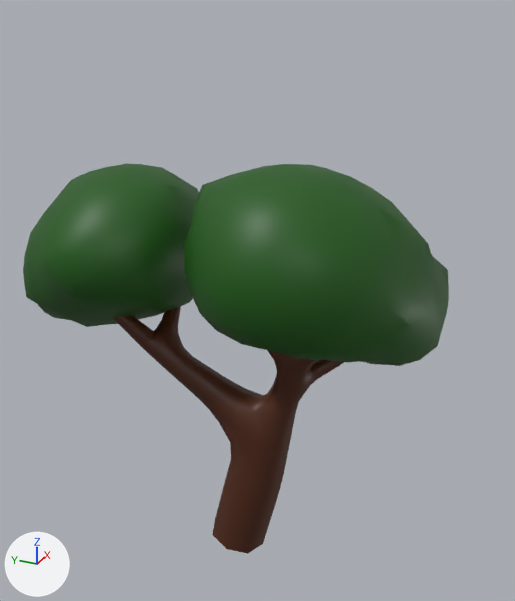
Before and after pictures for a commit that changed the Blender file Assets/Models/PlaceHolders.blend.
The view is the same before and after, from a camera (50 mm lens) standing at (-4.2, -2.06, 4.27) and looking at (0.13, -0.11, 2.1). Every picture has the same lights, and +X, +Y and +Z are marked at lower left.
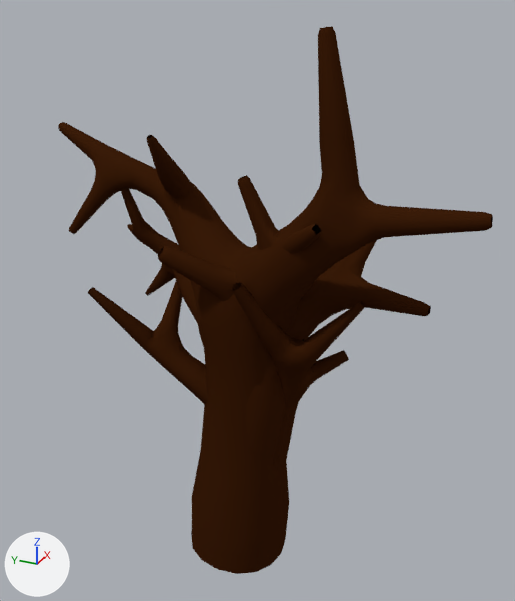
Commit message: Added Tree Trunk Variants

Where the newer file only moved an object's origin or applied its transform, the numbers keep the older frame.

Pixel boxes (x1, y1, x2, y2) of what changed, in the pictures (515 x 601 px):
'Trunk2', added (brown): after (58, 26, 493, 574)
'Sphere.002', hidden: before (184, 164, 449, 366)
'Sphere.003', hidden: before (23, 164, 199, 327)
'Plane', recoloured: (88, 282, 366, 554) in both
'Trunk3', added (brown): after (116, 169, 431, 461)

The change, as a list of edits to the scene's bpy script:
```text
Change mat_material_004:
    mat_material_004: principled_material('Material.004') -> diffuse_material('Material.004')
    mat_material_004.base_color: (0.0835, 0.0201, 0.0054) -> (0.0444, 0.0122, 0.00285)  # brown #522711 -> brown #3b1d09
Add me_plane_002:
    me_plane_002.from_pydata(...)  # 403 vertices, 670 faces; spans x -0.52..0.58, y -1.35..1.21, z -0.05..3.13
    me_plane_002.polygons.foreach_set('use_smooth', [True] * 670)
    me_plane_002.materials.append(mat_material_004)  # brown #3b1d09
Add me_plane_001:
    me_plane_001.from_pydata(...)  # 628 vertices, 918 faces; spans x -0.4..0.4, y -1.7..1.7, z -0.1..4.01
    me_plane_001.polygons.foreach_set('use_smooth', [True] * 918)
    me_plane_001.materials.append(mat_material_004)  # brown #3b1d09
Change ob_sphere_002:
    add ob_sphere_002.hide_set(True)  # its collection is switched off
Change ob_sphere_003:
    add ob_sphere_003.hide_set(True)  # its collection is switched off
Add ob_trunk3:
    ob_trunk3 = bpy.data.objects.new('Trunk3', me_plane_002)
    ob_trunk3.location = (0.0, 0.0, 0.0)
Add ob_trunk2:
    ob_trunk2 = bpy.data.objects.new('Trunk2', me_plane_001)
    ob_trunk2.location = (0.0, 0.0, 0.0)
```
